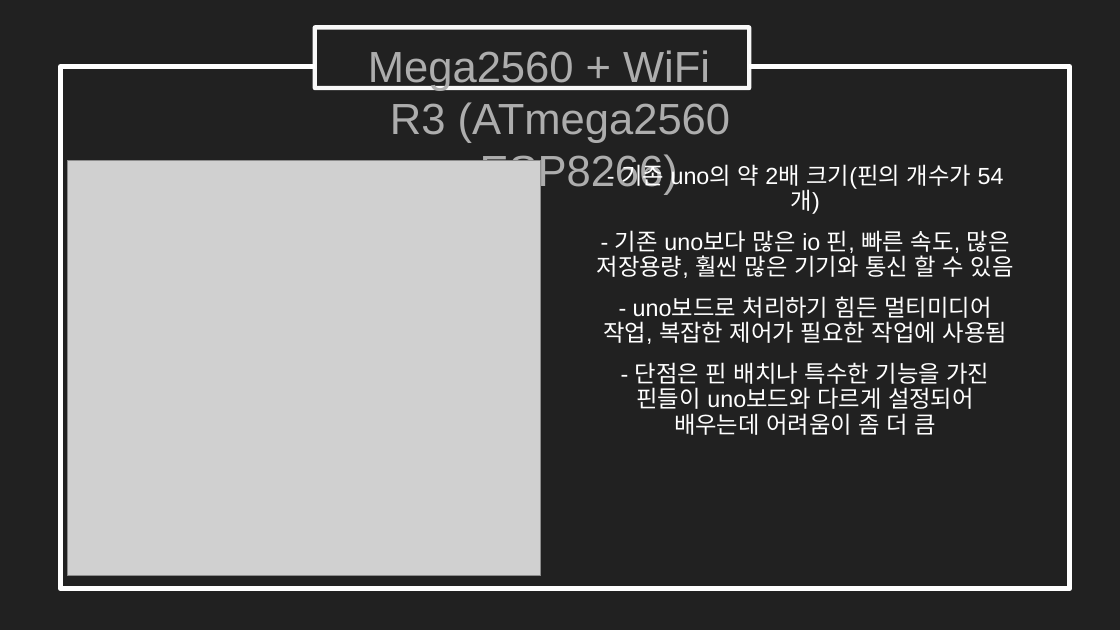
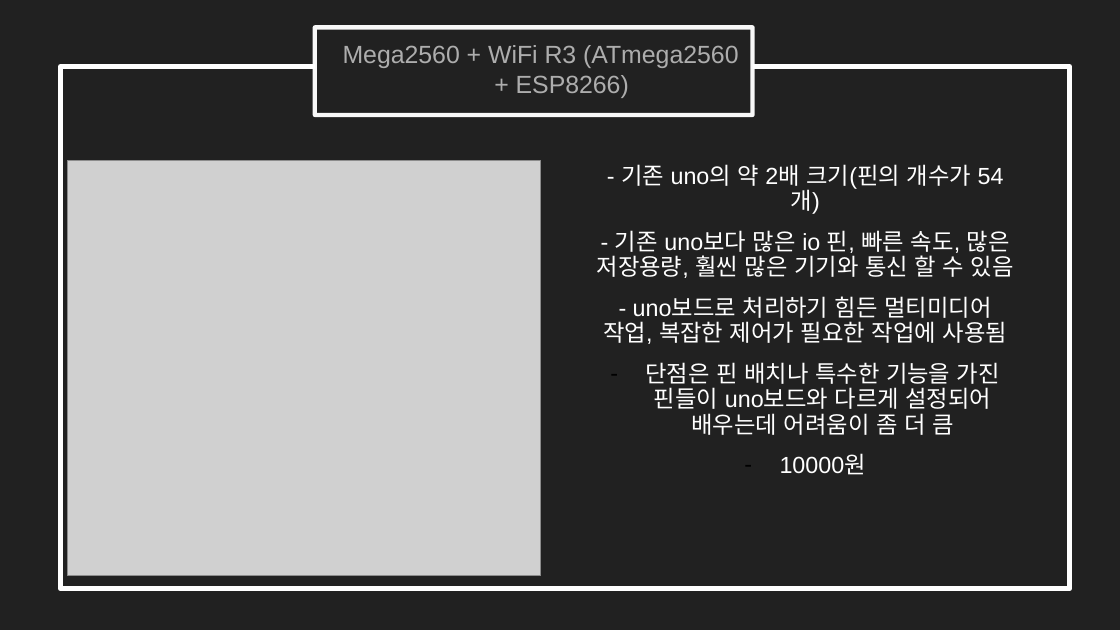
Before and after one commit to ForGraduate2020/Second-Semester, a slide deck: slide 7 of 19.11.06.pptx. Drawn at 1120x630 pixels with LibreOffice and Linux fonts; fonts in the diff are those of the drawing; grey boxes stand for pictures. Boxes give left, top, right and bottom in pixels: in the first picture for what was removed or moved away, otherwise in the second. Text is boxed around its words. In the diff, an @@ line names an element or a change of style, - is before the commit and + after.

```diff
--- a/19.11.06.pptx
+++ b/19.11.06.pptx
@@ subtitle "Mega2560 + WiFi R3 (ATmega2560 ..." resized from (x1=315, y1=27, x2=749, y2=87) to (x1=315, y1=27, x2=753, y2=114) @@
@@ subtitle "Mega2560 + WiFi R3 (ATmega2560 ..." at (x1=315, y1=27, x2=753, y2=114): size 28 to 16 pt @@
@@ text at (x1=645, y1=362, x2=1000, y2=435): text changed @@
-- 단점은 핀 배치나 특수한 기능을 가진 핀들이 uno보드와 다르게 설정되어 배우는데 어려움이 좀 더 큼
+– 단점은 핀 배치나 특수한 기능을 가진 핀들이 uno보드와 다르게 설정되어 배우는데 어려움이 좀 더 큼
+– 10000원
```
Also in this commit, not shown: 5 other slides changed.
